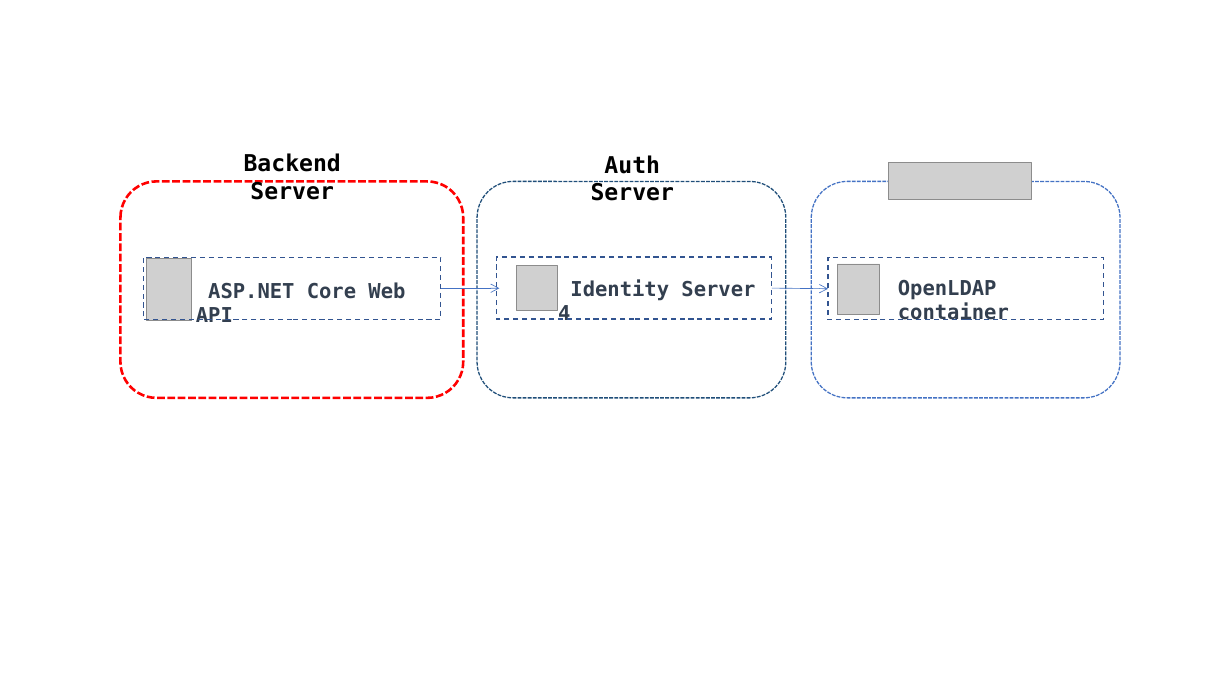
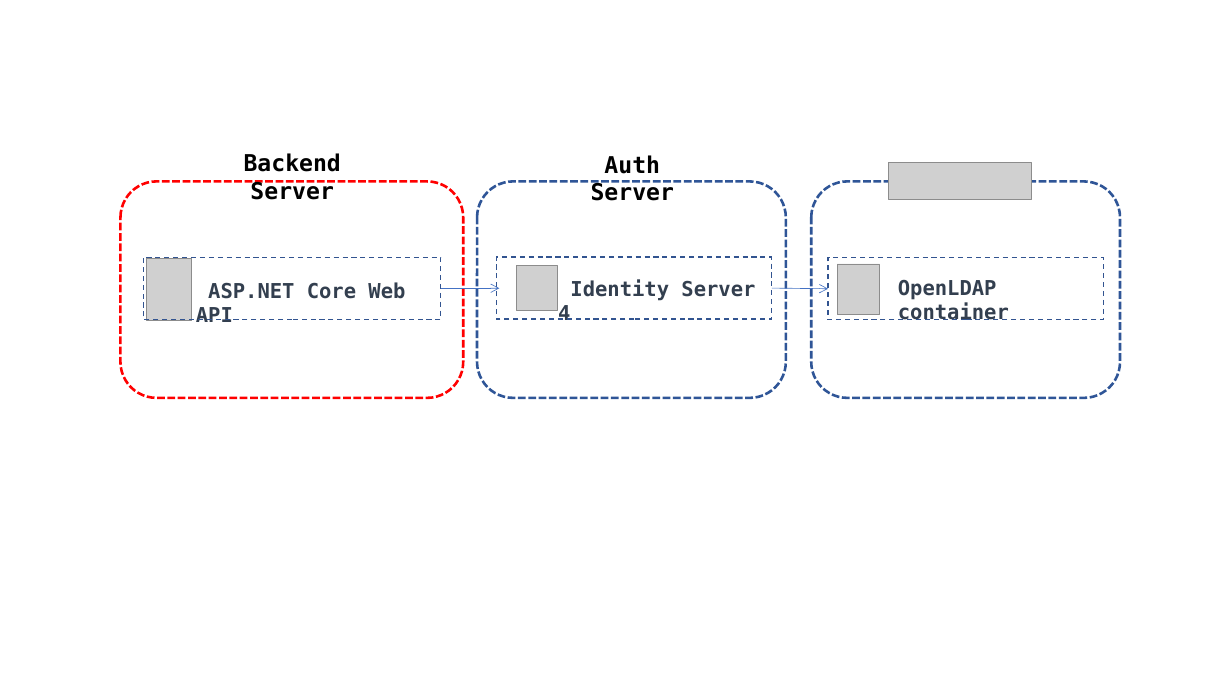
Before and after one commit to KarateJB/AspNetCore.IdentityServer4.Sample, a slide deck: slide 1 of doc/Architecture.pptx. Drawn at 1232x693 pixels with LibreOffice and Linux fonts; fonts in the diff are those of the drawing; grey boxes stand for pictures. Boxes give left, top, right and bottom in pixels: in the first picture for what was removed or moved away, otherwise in the second. Text is boxed around its words. In the diff, an @@ line names an element or a change of style, - is before the commit and + after.

```diff
--- a/doc/Architecture.pptx
+++ b/doc/Architecture.pptx
@@ rounded rectangle at (477, 181, 786, 397): outline #1F4E79 1 pt dashed to #2F5597 2 pt dashed @@
@@ rounded rectangle at (811, 181, 1120, 397): outline #4472C4 1 pt dashed to #2F5597 2 pt dashed @@
```
Also in this commit, not shown: 1 slide added, 5 other files.
